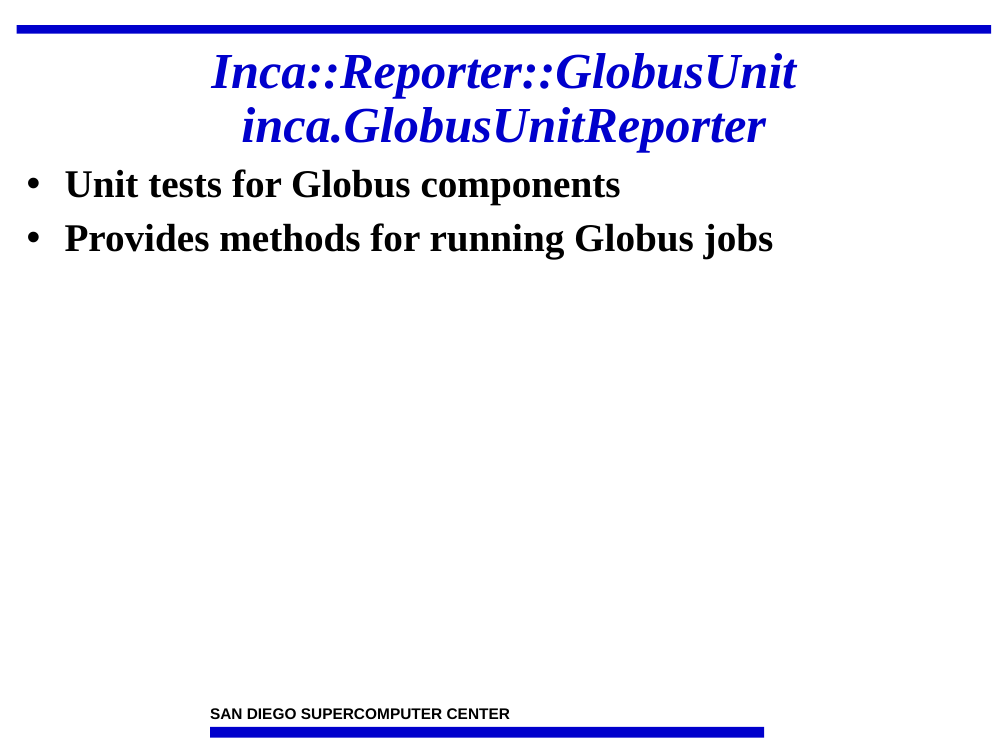
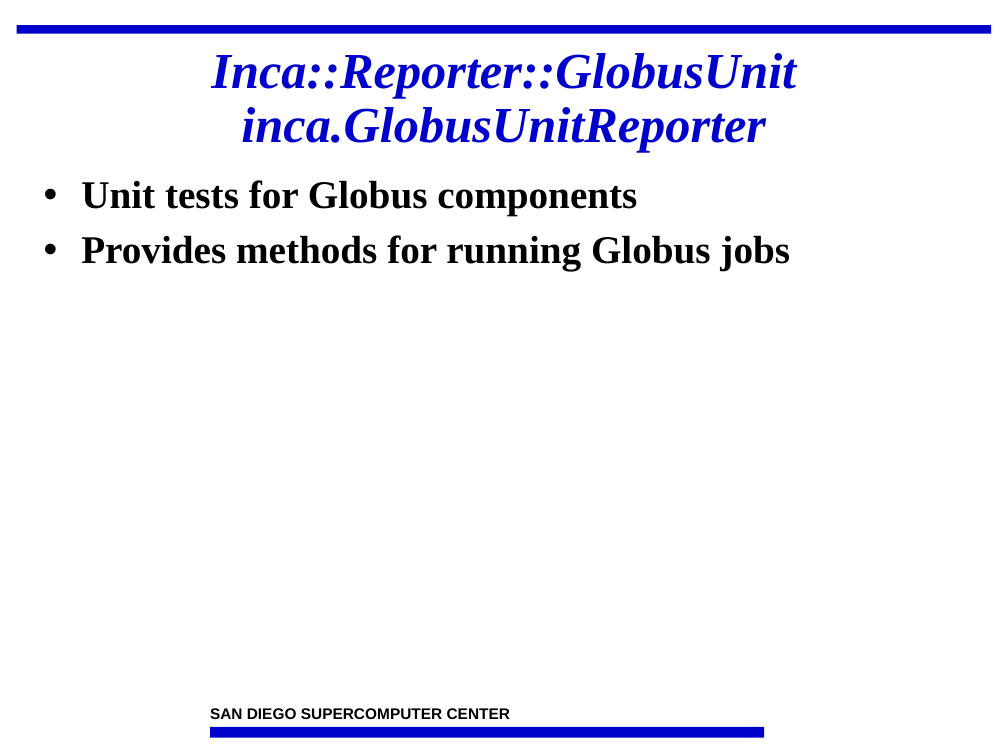
Before and after one commit to IncaProject/inca-xsede, a slide deck: slide 24 of talks/2008workshop/incaReporters.ppt (slide 19 before the commit). Drawn at 1008x756 pixels with LibreOffice and Linux fonts; fonts in the diff are those of the drawing; background and template pictures are left out. Boxes give left, top, right and bottom in pixels: in the first picture for what was removed or moved away, otherwise in the second. Text is boxed around its words. In the diff, an @@ line names an element or a change of style, - is before the commit and + after.

```diff
--- a/talks/2008workshop/incaReporters.ppt
+++ b/talks/2008workshop/incaReporters.ppt
@@ text "Unit tests for Globus components": place and size @@
-text "Unit tests for Globus components" at [65,169,774,259]
+text "Unit tests for Globus components" at [81,180,790,270]
```
Also in this commit, not shown: 13 other slides changed, 7 slides added.
